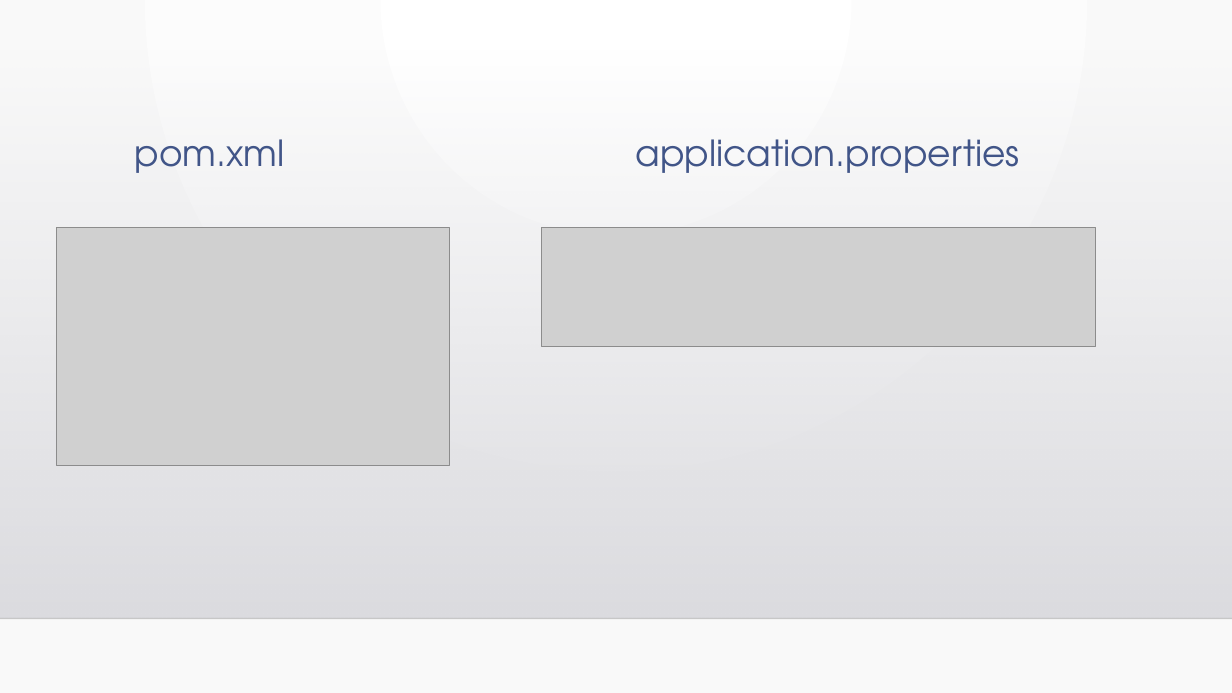
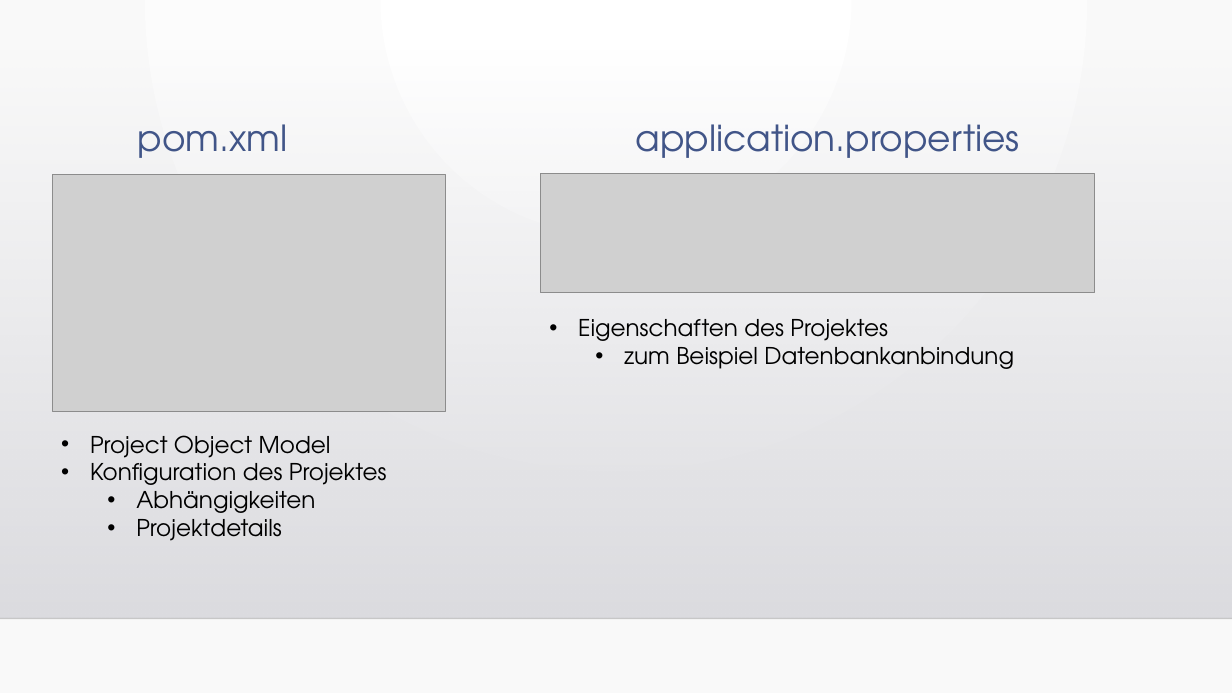
Before and after one commit to WebEngineering18/Pr-sentation, a slide deck: slide 27 of Fragebogen zum Status der Bauqualität.pptx. Drawn at 1232x693 pixels with LibreOffice and Linux fonts; fonts in the diff are those of the drawing; grey boxes stand for pictures; background and template pictures are left out. Boxes give left, top, right and bottom in pixels: in the first picture for what was removed or moved away, otherwise in the second. Text is boxed around its words. In the diff, an @@ line names an element or a change of style, - is before the commit and + after.

Commit message:
Informationen zu pom.xml und properties hinzugefügt

```diff
--- a/Fragebogen zum Status der Bauqualität.pptx
+++ b/Fragebogen zum Status der Bauqualität.pptx
@@ text "pom.xml": place and size @@
-text "pom.xml" at (135, 139, 285, 173)
+text "pom.xml" at (138, 124, 288, 158)
@@ text "application.properties": place and size @@
-text "application.properties" at (636, 139, 1020, 173)
+text "application.properties" at (636, 124, 1020, 158)
@@ picture: place and size @@
-picture at (56, 228, 450, 466)
+picture at (52, 175, 445, 412)
@@ picture: place and size @@
-picture at (542, 227, 1096, 347)
+picture at (541, 174, 1095, 293)
@@ text added at (578, 319, 1014, 369), 18 pt, text #000000 @@
+• Eigenschaften des Projektes
+  • zum Beispiel Datenbankanbindung
@@ text added at (90, 435, 387, 541), 18 pt, text #000000 @@
+• Project Object Model
+• Konfiguration des Projektes
+  • Abhängigkeiten
+  • Projektdetails
```
